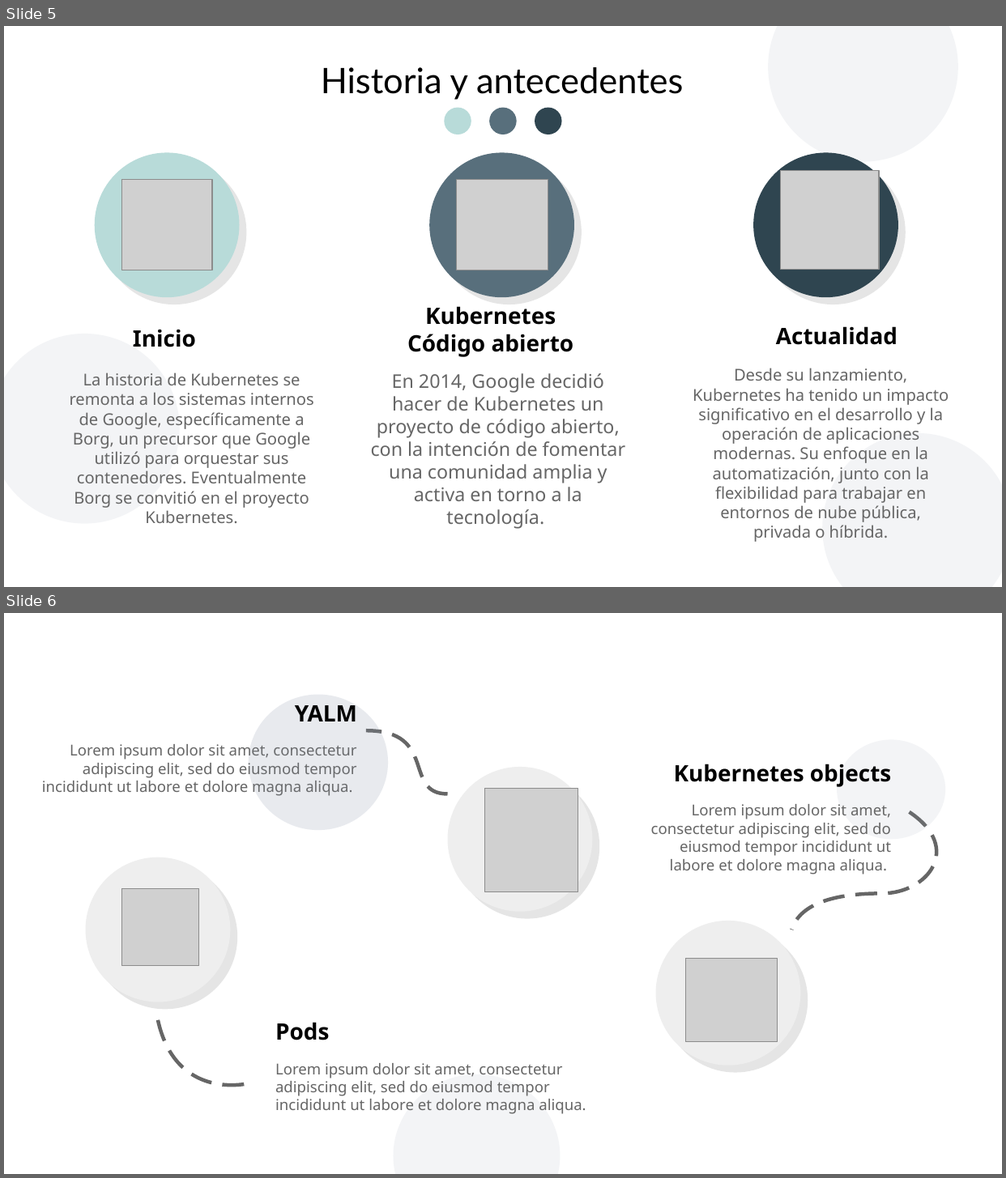
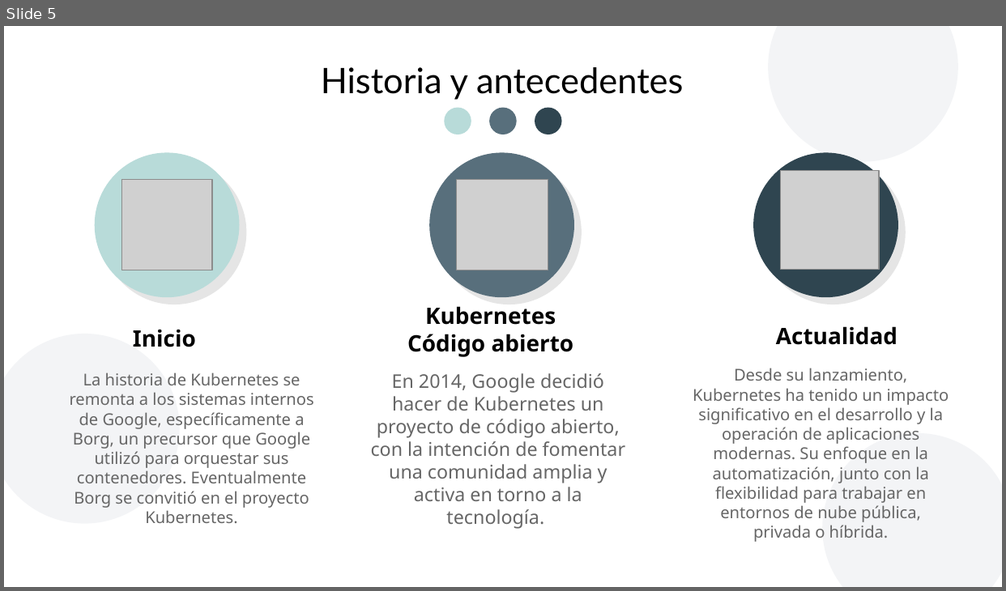
Before and after one commit to ubecerrilv/8semestre, a slide deck: Tecnologias_I/Kubernetes.odp. Shown one above the other, each under a label of ours: slides 5 and 6 before the commit, slide 5 after it. The pictures are 1006x1178 and 1006x591 pixels, drawn with LibreOffice and Linux fonts; fonts in the diff are those of the drawing; grey boxes stand for pictures; background and template pictures are left out. Boxes give left, top, right and bottom in pixels: in the first picture for what was removed or moved away, otherwise in the second. Text is boxed around its words. In the diff, an @@ line names an element or a change of style, - is before the commit and + after.

```diff
--- a/Tecnologias_I/Kubernetes.odp
+++ b/Tecnologias_I/Kubernetes.odp
@@ slide 6 removed at [4,613,1002,1174], background #FFFFFF @@
@@ ellipse removed at [249,695,388,830] @@
@@ ellipse removed at [249,695,388,830] @@
@@ text removed at [295,705,357,722] @@
-YALM
@@ freeform shape removed at [366,730,448,794] @@
@@ text removed at [42,744,357,796] @@
-Lorem ipsum dolor sit amet, consectetur adipiscing elit, sed do eiusmod tempor incididunt ut labore et dolore magna aliqua.
@@ ellipse removed at [837,740,946,839] @@
@@ ellipse removed at [448,767,593,912] @@
@@ text removed at [674,764,891,787] @@
-Kubernetes objects
@@ picture removed at [485,789,578,892] @@
@@ text removed at [651,804,891,875] @@
-Lorem ipsum dolor sit amet, consectetur adipiscing elit, sed do eiusmod tempor incididunt ut labore et dolore magna aliqua.
@@ freeform shape removed at [792,812,937,930] @@
@@ ellipse removed at [86,858,230,1003] @@
@@ picture removed at [121,888,199,966] @@
@@ ellipse removed at [656,921,801,1066] @@
@@ picture removed at [686,958,778,1042] @@
@@ freeform shape removed at [158,1020,249,1086] @@
@@ text removed at [275,1022,329,1041] @@
-Pods
@@ text removed at [275,1063,586,1114] @@
-Lorem ipsum dolor sit amet, consectetur adipiscing elit, sed do eiusmod tempor incididunt ut labore et dolore magna aliqua.
@@ ellipse removed at [394,1075,560,1174] @@
```
Also in this commit, not shown: 1 slide changed, 4 slides added, 2 other slides removed, 1 other file.
